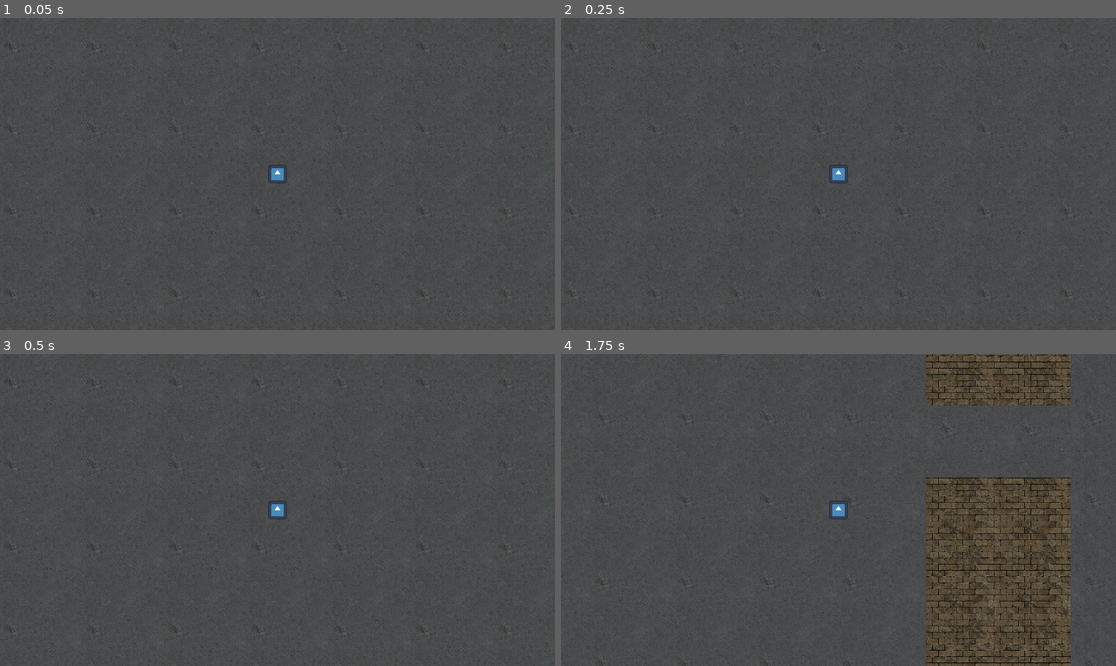
Above: before the commit, frames 1-4 (two rows, left to right).
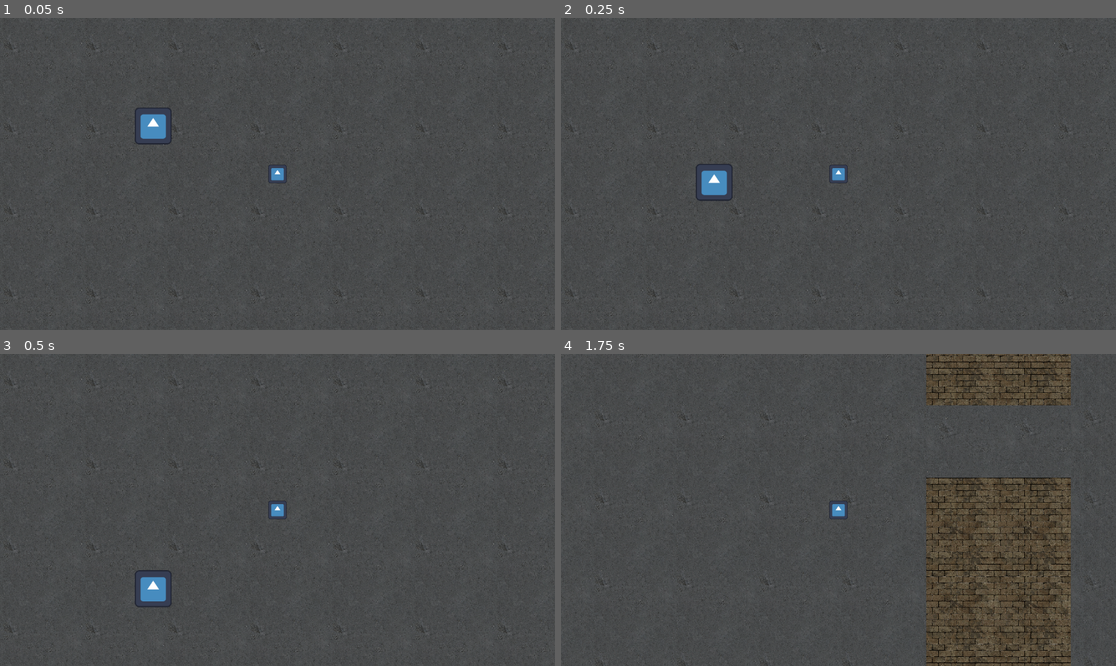
Above: after the commit, the same moments.

Repository: MagisterLatka/SkyDungeons
Game: Godot game, scene res://Level0.tscn
The game is run twice, just before and just after one commit, with the same random seed, the same clock (stepped at 60 frames per second) and the same inputs. The engine's default icon, where the game draws it, is replaced by a stand-in: a white triangle on a blue panel in a dark square.
Inputs:
- Up to frame 1 (0.05 s): no input
- Up to frame 2 (0.25 s): no input
- Up to frame 3 (0.5 s): no input
- Up to frame 4 (1.75 s): hold Right (ui_right) 0.53-1.28 s; hold Down (ui_down) from 1.28 s (still down)

The runs differ from the first frame. In frame 1, 0.5% of the frame differs, in the area x 24-31%, y 28-41%; in frame 2, 0.5%; in frame 3, 0.5%; in frame 4, nothing differs.

Commit message:
enemy alpha 0.0

Diff:
--- /dev/null
+++ b/Enemy.gd
@@ -0,0 +1,14 @@
+extends CharacterBody2D
+
+@export var enemySpeed = 195.0
+
+# Called when the node enters the scene tree for the first time.
+func _ready():
+	velocity = Vector2(0.0, enemySpeed)
+
+# Called every frame. 'delta' is the elapsed time since the previous frame.
+func _process(delta):
+	pass
+
+func _physics_process(delta):
+	move_and_slide()
--- a/Level0.tscn
+++ b/Level0.tscn
@@ -7,6 +7,7 @@
 [ext_resource type="Texture2D" uid="uid://c8ptwlnxx07tu" path="res://key.png" id="4_tmywe"]
 [ext_resource type="Texture2D" uid="uid://b3agm3tfhawr4" path="res://stairsup.png" id="5_3am8s"]
 [ext_resource type="Texture2D" uid="uid://dtucmpp8xrsxw" path="res://lock.png" id="6_4vlk8"]
+[ext_resource type="PackedScene" uid="uid://ci1divia7hums" path="res://enemy.tscn" id="8_2lgm5"]
 
 [sub_resource type="WorldBoundaryShape2D" id="WorldBoundaryShape2D_bqvob"]
 
@@ -453,3 +454,7 @@
 [node name="CollisionShape2D" type="CollisionShape2D" parent="Stairsup/Area2D"]
 position = Vector2(-0.00195313, -0.000244141)
 shape = SubResource("RectangleShape2D_prwo3")
+
+[node name="Enemy" parent="." instance=ExtResource("8_2lgm5")]
+position = Vector2(113, 119)
+scale = Vector2(0.2, 0.2)
--- /dev/null
+++ b/enemy.tscn
@@ -0,0 +1,28 @@
+[gd_scene load_steps=5 format=3 uid="uid://ci1divia7hums"]
+
+[ext_resource type="Script" path="res://Enemy.gd" id="1_14wsl"]
+[ext_resource type="Texture2D" uid="uid://ccyijhuvtw86r" path="res://icon.svg" id="2_mls34"]
+
+[sub_resource type="SpriteFrames" id="SpriteFrames_e7oda"]
+animations = [{
+"frames": [{
+"duration": 1.0,
+"texture": ExtResource("2_mls34")
+}],
+"loop": true,
+"name": &"default",
+"speed": 5.0
+}]
+
+[sub_resource type="RectangleShape2D" id="RectangleShape2D_5ufsb"]
+size = Vector2(128, 128)
+
+[node name="Enemy" type="CharacterBody2D"]
+script = ExtResource("1_14wsl")
+
+[node name="AnimatedSprite2D" type="AnimatedSprite2D" parent="."]
+sprite_frames = SubResource("SpriteFrames_e7oda")
+
+[node name="CollisionShape2D" type="CollisionShape2D" parent="."]
+shape = SubResource("RectangleShape2D_5ufsb")
+disabled = true
--- a/project.godot
+++ b/project.godot
@@ -12,7 +12,7 @@
 
 config/name="Sky Dungeons"
 run/main_scene="res://Level0.tscn"
-config/features=PackedStringArray("4.0", "GL Compatibility")
+config/features=PackedStringArray("4.1", "GL Compatibility")
 config/icon="res://icon.svg"
 
 [editor]
Not shown: 1 places in Level0.tscn that only renumber resources
